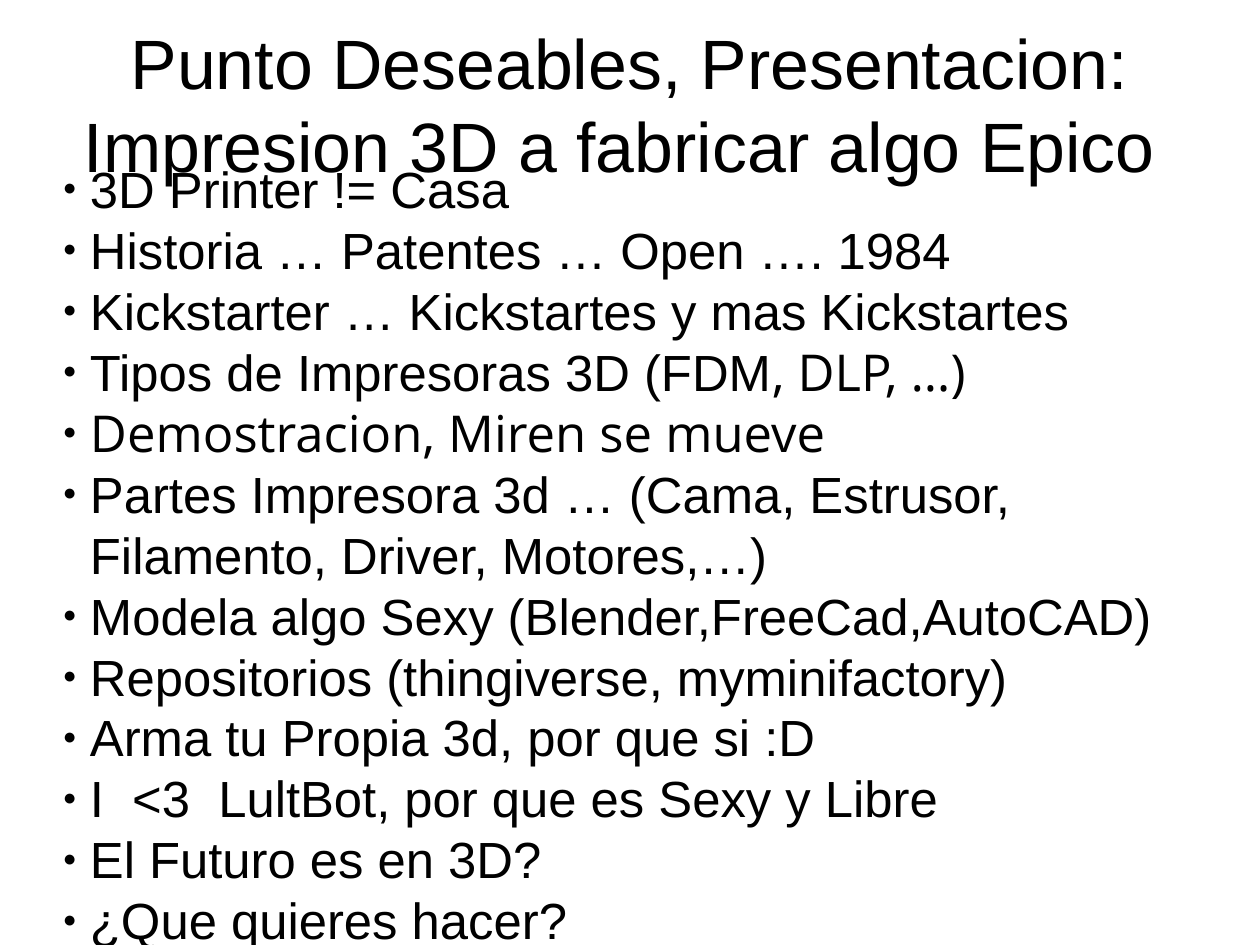
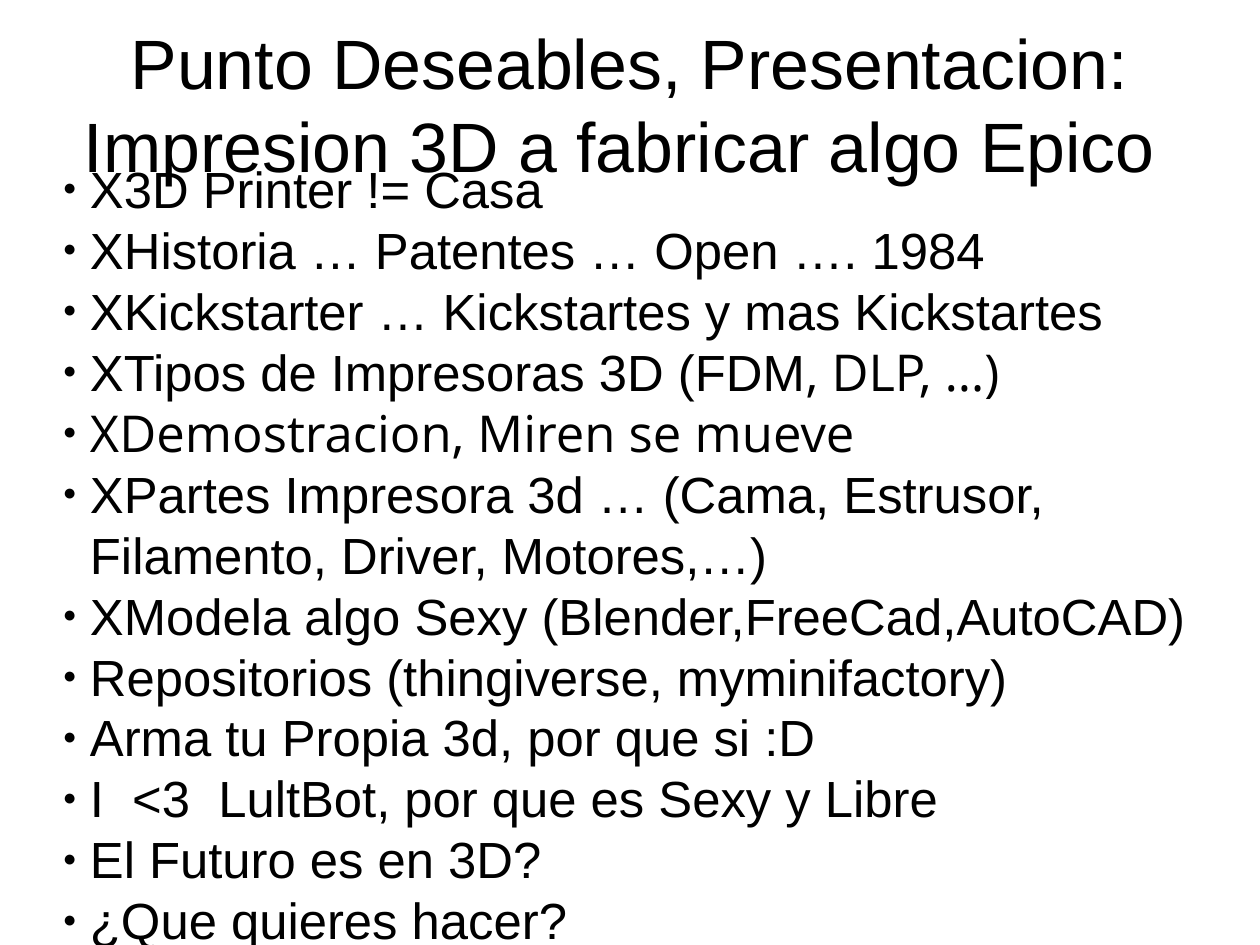
Before and after one commit to alsw/PresentacionesLibres, a slide deck: slide 2 of Impresion3D/Machote.odp. Drawn at 1260x945 pixels with LibreOffice and Linux fonts; fonts in the diff are those of the drawing. Boxes give left, top, right and bottom in pixels: in the first picture for what was removed or moved away, otherwise in the second. Text is boxed around its words. In the diff, an @@ line names an element or a change of style, - is before the commit and + after.

```diff
--- a/Impresion3D/Machote.odp
+++ b/Impresion3D/Machote.odp
@@ subtitle at [90,167,1186,645]: text changed @@
-● 3D Printer != Casa
-● Historia … Patentes … Open …. 1984
-● Kickstarter … Kickstartes y mas Kickstartes
-● Tipos de Impresoras 3D (FDM, DLP, …)
-● Demostracion, Miren se mueve
-● Partes Impresora 3d … (Cama, Estrusor, Filamento, Driver, Motores,…)
-● Modela algo Sexy (Blender,FreeCad,AutoCAD)
+● X3D Printer != Casa
+● XHistoria … Patentes … Open …. 1984
+● XKickstarter … Kickstartes y mas Kickstartes
+● XTipos de Impresoras 3D (FDM, DLP, …)
+● XDemostracion, Miren se mueve
+● XPartes Impresora 3d … (Cama, Estrusor, Filamento, Driver, Motores,…)
+● XModela algo Sexy (Blender,FreeCad,AutoCAD)
```
Also in this commit, not shown: 5 other files.
